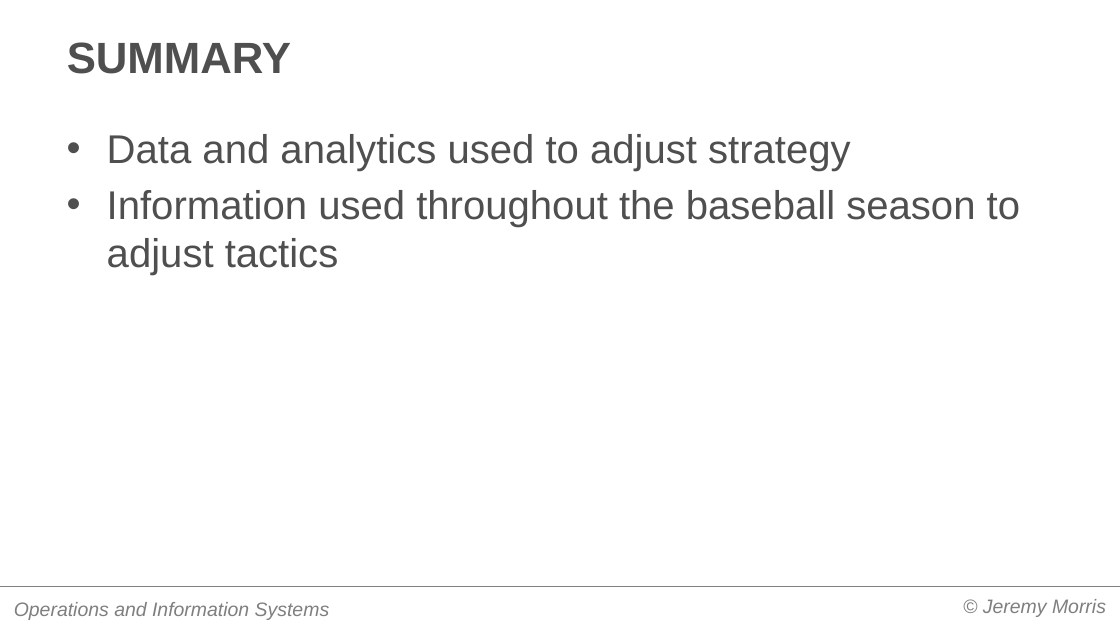
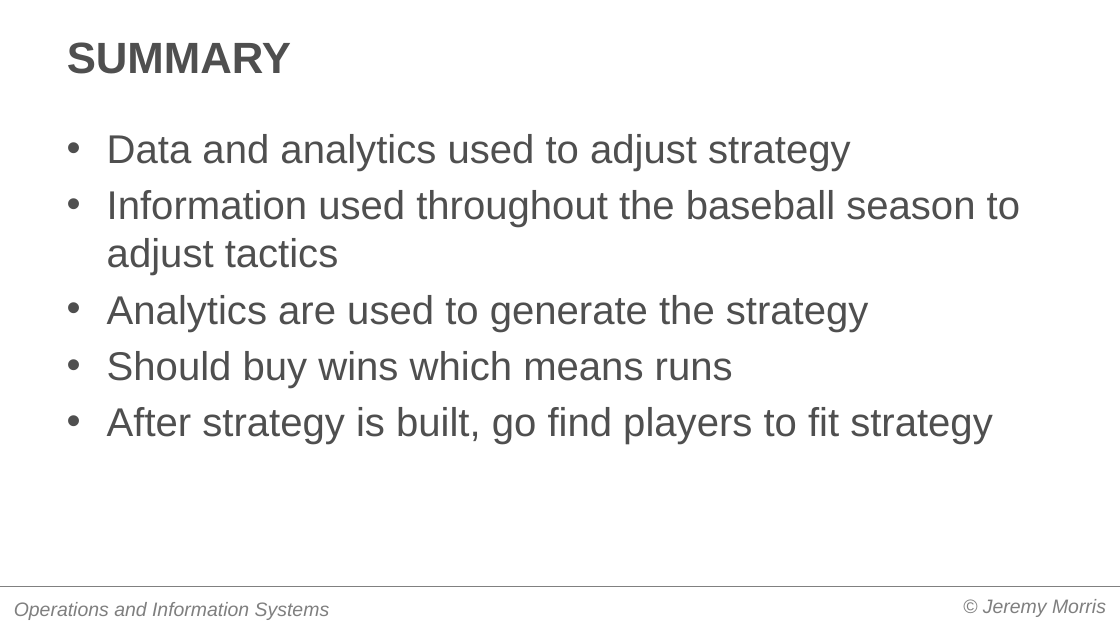
Before and after one commit to is6481/lecture_slides_notes, a slide deck: slide 2 of ch02/02.06 Moneyball.pptx. Drawn at 1120x630 pixels with LibreOffice and Linux fonts; fonts in the diff are those of the drawing. Boxes give left, top, right and bottom in pixels: in the first picture for what was removed or moved away, otherwise in the second. Text is boxed around its words. In the diff, an @@ line names an element or a change of style, - is before the commit and + after.

```diff
--- a/ch02/02.06 Moneyball.pptx
+++ b/ch02/02.06 Moneyball.pptx
@@ text at [107,295,993,444]: paragraphs added @@
+• Analytics are used to generate the strategy
+• Should buy wins which means runs
+• After strategy is built, go find players to fit strategy
```
Also in this commit, not shown: 2 other files.
